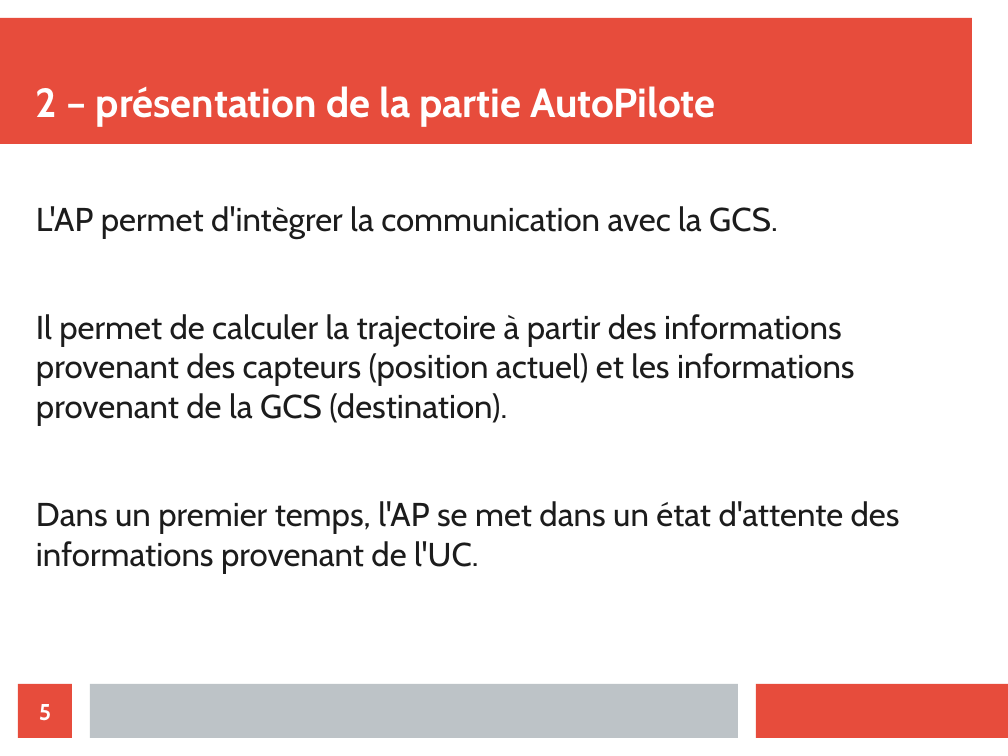
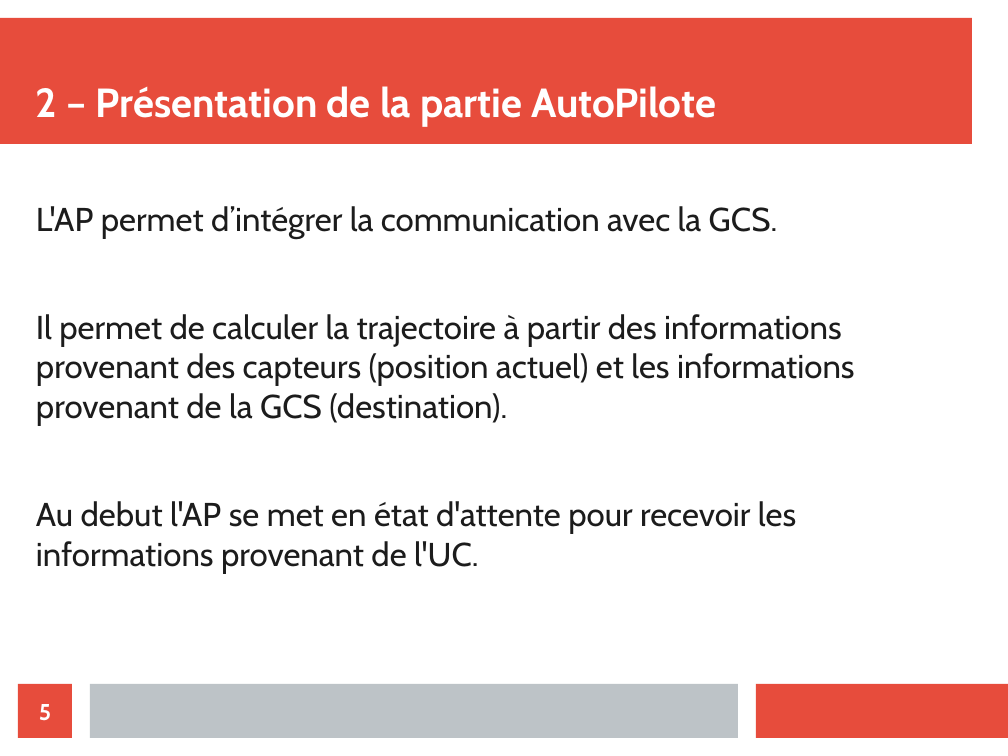
Before and after one commit to athmanmekh/AuttoPIlote-X-OPEN-PILOT, a slide deck: slide 5 of presentation/diapoPresentation.odp. Drawn at 1008x756 pixels with LibreOffice and Linux fonts; fonts in the diff are those of the drawing. Boxes give left, top, right and bottom in pixels: in the first picture for what was removed or moved away, otherwise in the second. Text is boxed around its words. In the diff, an @@ line names an element or a change of style, - is before the commit and + after.

```diff
--- a/presentation/diapoPresentation.odp
+++ b/presentation/diapoPresentation.odp
@@ title at [36, 86, 716, 127]: text changed @@
-2 – présentation de la partie AutoPilote
+2 – Présentation de la partie AutoPilote
@@ text at [36, 206, 778, 238]: text changed @@
-L'AP permet d'intègrer la communication avec la GCS.
+L'AP permet d’intégrer la communication avec la GCS.
@@ text at [36, 501, 796, 573]: text changed @@
-Dans un premier temps, l'AP se met dans un état d'attente des informations provenant de l'UC.
+Au debut l'AP se met en état d'attente pour recevoir les informations provenant de l'UC.
```
Also in this commit, not shown: 13 other slides changed.
